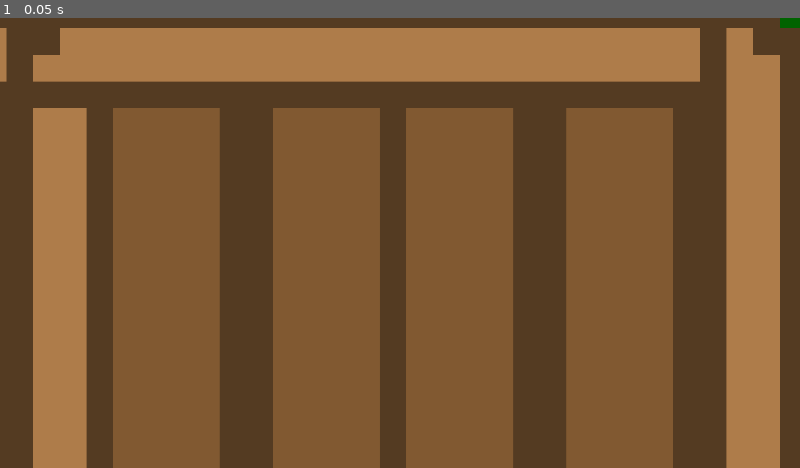
Above: before the commit, frame 1.
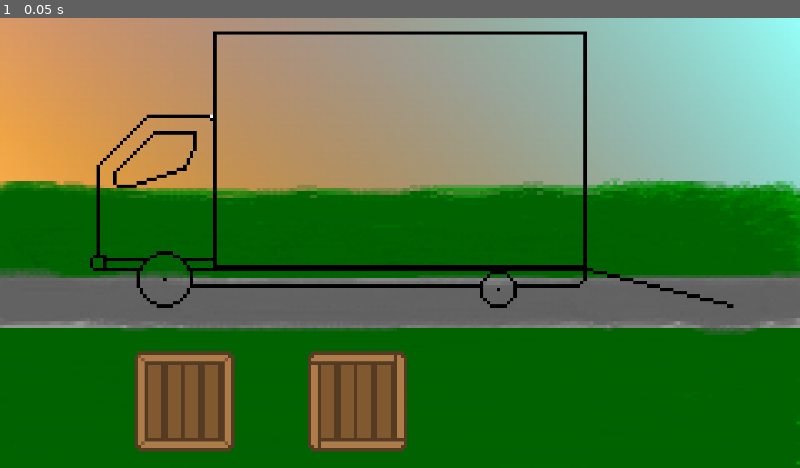
Above: after the commit, the same moment.

Repository: flamingradian/fresh-movers-co
Game: Godot game, scene res://Game.tscn
Same seed, same stepped clock (60 frames per second), same inputs: the game is played once before the commit and once after it.
Inputs:
- Up to frame 1 (0.05 s): no input

The runs differ from the first frame. In frame 1, 97% of the frame differs, in the area x 0-100%, y 0-100%.

Commit message:
Update Game.tscn

Diff:
--- a/Fresh Movers Co/Game.tscn
+++ b/Fresh Movers Co/Game.tscn
@@ -1,34 +1,30 @@
 [gd_scene load_steps=5 format=2]
 
-[ext_resource path="res://Sprites/Background.png" type="Texture" id=1]
-[ext_resource path="res://Sprites/Truck.png" type="Texture" id=2]
+[ext_resource path="res://Sprites/background.png" type="Texture" id=1]
+[ext_resource path="res://Sprites/truck.png" type="Texture" id=2]
 [ext_resource path="res://Sprites/crate.png" type="Texture" id=3]
 [ext_resource path="res://Sprites/crate2.png" type="Texture" id=4]
 
 [node name="Node2D" type="Node2D"]
-
-[node name="Background" type="Sprite" parent="."]
-position = Vector2( 960, 540 )
-scale = Vector2( 8, 8 )
-texture = ExtResource( 1 )
-
-[node name="Truck" type="Sprite" parent="."]
-position = Vector2( 960, 360 )
-scale = Vector2( 8, 8 )
-texture = ExtResource( 2 )
-
-[node name="Crate" type="Sprite" parent="."]
-position = Vector2( 424, 920 )
-scale = Vector2( 8, 8 )
-texture = ExtResource( 3 )
-
-[node name="Crate2" type="Sprite" parent="."]
-position = Vector2( 976, 920 )
-scale = Vector2( 8, 8 )
-texture = ExtResource( 4 )
 
 [node name="Viewport" type="Viewport" parent="."]
 size = Vector2( 1920, 1080 )
 
 [node name="Camera2D" type="Camera2D" parent="."]
 offset = Vector2( 960, 540 )
+
+[node name="Background" type="Sprite" parent="."]
+position = Vector2( 960, 540 )
+texture = ExtResource( 1 )
+
+[node name="Truck" type="Sprite" parent="."]
+position = Vector2( 960, 360 )
+texture = ExtResource( 2 )
+
+[node name="Crate2" type="Sprite" parent="."]
+position = Vector2( 858, 920 )
+texture = ExtResource( 4 )
+
+[node name="Crate" type="Sprite" parent="."]
+position = Vector2( 443, 920 )
+texture = ExtResource( 3 )
